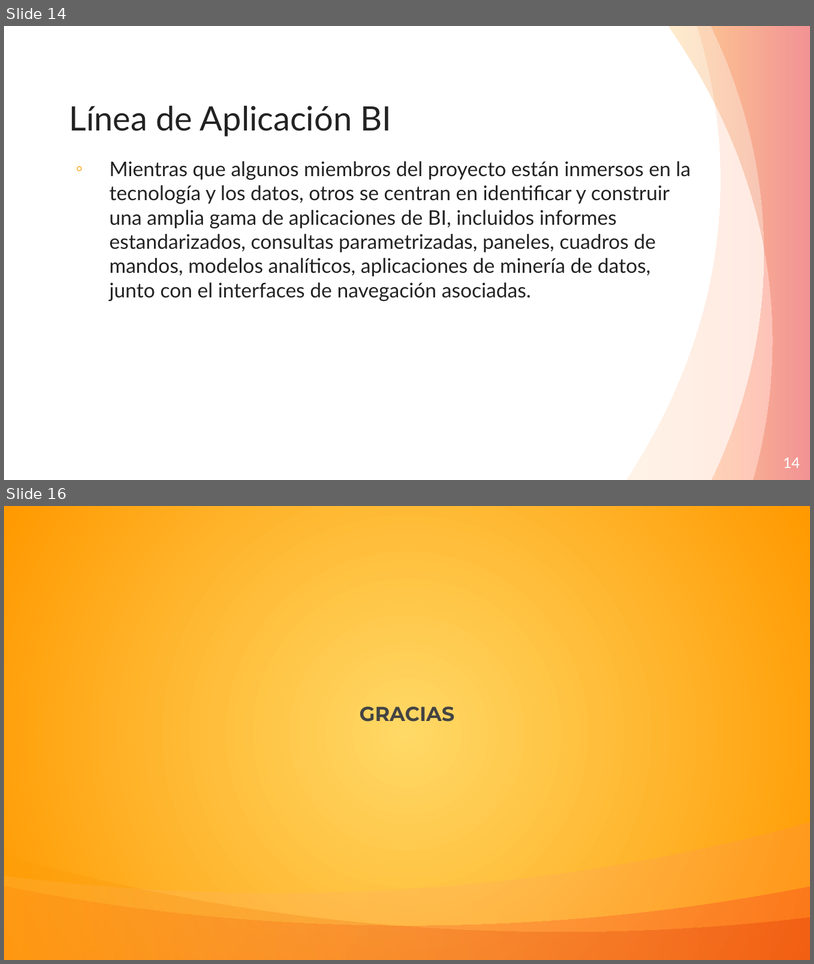
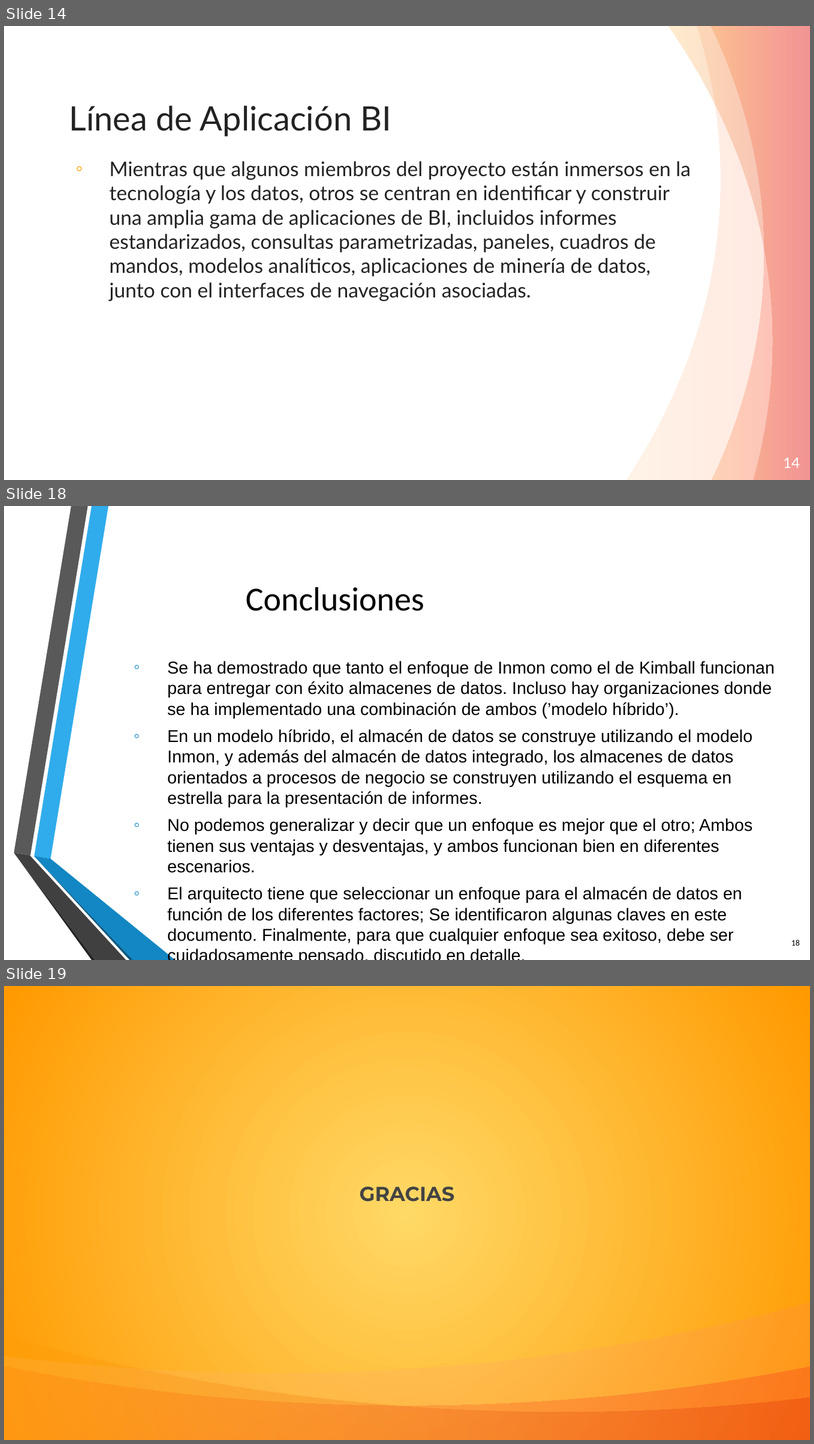
Before and after one commit to Andre-Reinoso/Inmon-vs-Kimball, a slide deck: Inmon-vs-Kimball.pptx. Shown one above the other, each under a label of ours: slides 14 and 16 before the commit, slides 14, 18 and 19 after it; the slides between them are not shown. The pictures are 814x964 and 814x1444 pixels, drawn with LibreOffice and Linux fonts; fonts in the diff are those of the drawing; background and template pictures are left out. Boxes give left, top, right and bottom in pixels: in the first picture for what was removed or moved away, otherwise in the second. Text is boxed around its words. In the diff, an @@ line names an element or a change of style, - is before the commit and + after.

```diff
--- a/Inmon-vs-Kimball.pptx
+++ b/Inmon-vs-Kimball.pptx
@@ slide 18 added at (4, 506, 810, 960), background picture (left out) @@
@@ title added at (246, 587, 425, 611), 30 pt, text #000000 @@
+Conclusiones
@@ text added at (167, 661, 775, 944), 15.3 pt, text #000000 @@
+◦ Se ha demostrado que tanto el enfoque de Inmon como el de Kimball funcionan para entregar con éxito almacenes de datos. Incluso hay organizaciones donde se ha implementado una combinación de ambos (’modelo híbrido’).
+◦ En un modelo híbrido, el almacén de datos se construye utilizando el modelo Inmon, y además del almacén de datos integrado, los almacenes de datos orientados a procesos de negocio se construyen utilizando el esquema en estrella para la presentación de informes.
+◦ No podemos generalizar y decir que un enfoque es mejor que el otro; Ambos tienen sus ventajas y desventajas, y ambos funcionan bien en diferentes escenarios.
+◦ El arquitecto tiene que seleccionar un enfoque para el almacén de datos en función de los diferentes factores; Se identificaron algunas claves en este documento. Finalmente, para que cualquier enfoque sea exitoso, debe ser cuidadosamente pensado, discutido en detalle.
@@ group added at (14, 506, 176, 960): 6 freeform shapes @@
@@ page number added at (792, 939, 800, 945), 7.5 pt, text #000000 @@
+18
@@ what was slide 16 is now slide 19 @@
```
Also in this commit, not shown: 3 other slides added, 1 slide removed.
